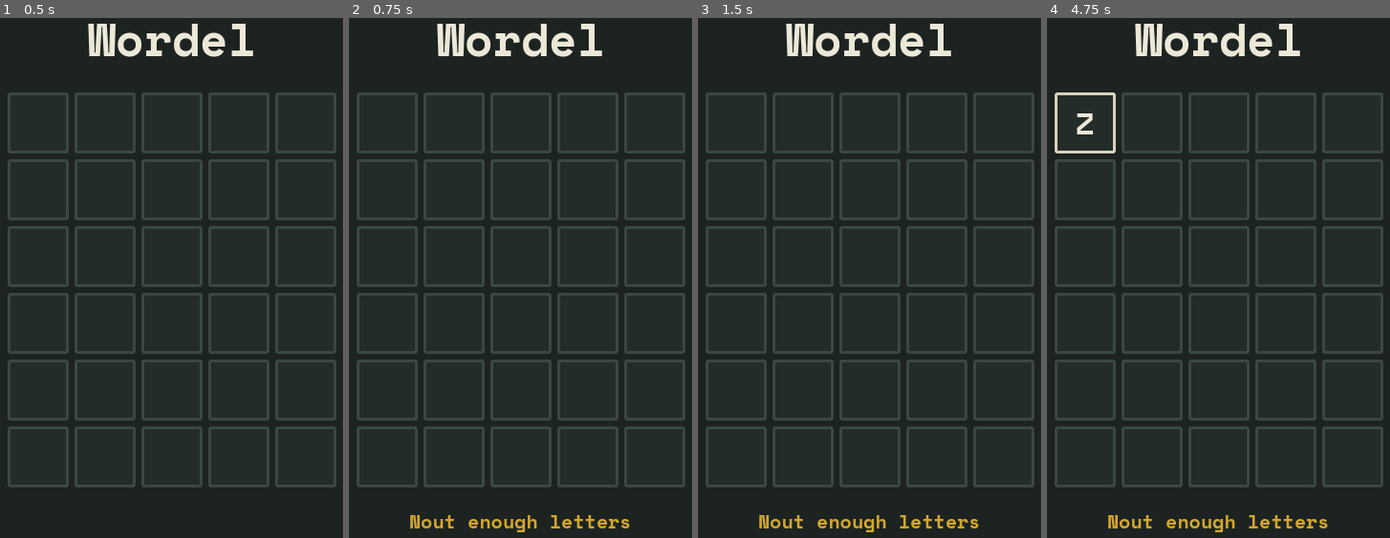
Above: before the commit, frames 1-4 (left to right).
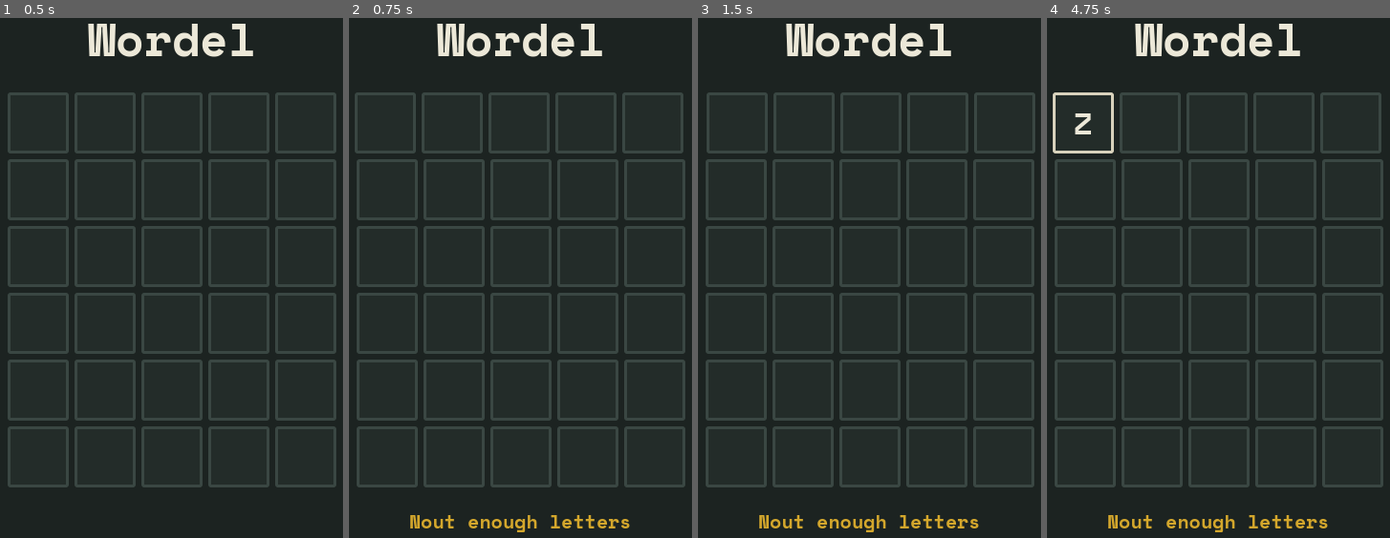
Above: after the commit, the same moments.

Repository: mubixd69-ux/Wordel
Game: Godot game, scene res://scenes/main.tscn
The game is run twice, just before and just after one commit, with the same random seed, the same clock (stepped at 60 frames per second) and the same inputs.
Inputs (mouse positions are in pixels of both pictures, inside the frame that each line leads up to):
- Up to frame 1 (0.5 s): no input
- Up to frame 2 (0.75 s): tap Enter at 0.5, 0.6 s; move the mouse to (647, 252) at 0.52 s; hold Right from 0.53 s (still down); click (647, 252) at 0.67 s
- Up to frame 3 (1.5 s): tap Space at 1.25 s; move the mouse to (756, 324) at 1.27 s; release Right at 1.28 s; hold Down from 1.28 s (still down); tap Enter at 1.35 s
- Up to frame 4 (4.75 s): tap Enter at 2, 2.3, 3.05, 3.8, 4.55 s; move the mouse to (1276, 122) at 2.02 s; release Down at 2.03 s; hold Right 2.03-2.78 s; tap Alt at 2.1 s; tap Space at 2.75 s; move the mouse to (1191, 439) at 2.77 s; hold Up 2.78-3.53 s; tap Shift at 2.85 s; click (1191, 439) at 2.92 s; move the mouse to (outside the picture) at 3.52 s; hold Left from 3.53 s (still down); tap Backspace at 3.6 s; move the mouse to (1047, 174) at 4.27 s; tap Z at 4.35 s

Frame 1 is identical in both runs. In frame 2, 1.2% of the frame differs, in the area x 1-99%, y 14-27%; in frame 3, 0.6%; in frame 4, 1.3%.

Commit message:
added a shake animation when you get the word wrong

Diff:
--- a/scripts/main.gd
+++ b/scripts/main.gd
@@ -129,6 +129,7 @@
 func submit_guess():
 	if current_col < COLS:
 		message_label.text = "Nout enough letters"
+		shake_row()
 		return
 
 	var guess = ""
@@ -137,6 +138,7 @@
 
 	if not (valid_words.has(guess) or words.has(guess)):
 		message_label.text = "that is not a real word booo"
+		shake_row()
 		return
 
 	check_guess()
@@ -232,3 +234,21 @@
 	var tween = create_tween()
 	tween.tween_property(box, "scale", Vector2(1.1, 1.1), 0.06)
 	tween.tween_property(box, "scale", Vector2(1.0, 1.0), 0.06)
+
+
+func shake_row():
+	busy = true
+
+	for i in COLS:
+		var box = titles[current_row][i]
+		var x = box.position.x
+
+		var tween = create_tween()
+		tween.tween_property(box, "position:x", x + 8, 0.05)
+		tween.tween_property(box, "position:x", x - 8, 0.05)
+		tween.tween_property(box, "position:x", x + 5, 0.05)
+		tween.tween_property(box, "position:x", x - 5, 0.05)
+		tween.tween_property(box, "position:x", x, 0.05)
+
+	await get_tree().create_timer(0.3).timeout
+	busy = false
